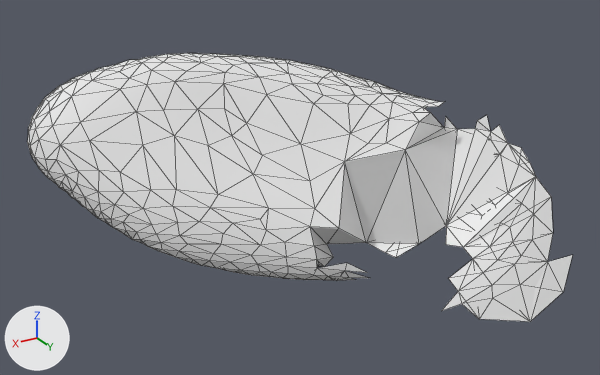
The glTF model generated_data/test/test_segmented_hybrid/goldfish_dec/left_pectoral_fin.glb, before and after one commit.
Camera for both pictures: a 50 mm camera at (-0.042, 0.178, 0.062) aimed at (-0.237, -0.147, -0.101). The lights are fixed; the arrows at lower left show +X, +Y and +Z. The older version comes first. Mesh edges are drawn as thin lines. Where no turn or scale is listed for an object, it has been applied to the vertices.

In view in the first picture: 'geometry_0'.
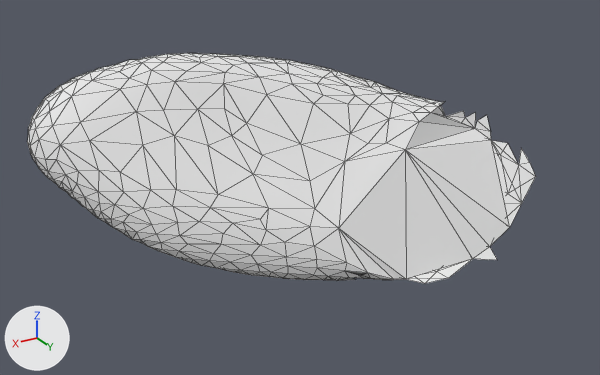
Edits to the bpy script that builds the scene:
```text
Change me_geometry_0:
    used by ob_geometry_0; location = (0.0, 0.0, 0.0)
    remove me_geometry_0.from_pydata(...)  # 508 vertices, 994 faces; spans x -0.341..-0.127, y -0.242..-0.057, z -0.154..-0.043
    add me_geometry_0.from_pydata(...)  # 523 vertices, 1023 faces; spans x -0.335..-0.127, y -0.242..-0.078, z -0.143..-0.043
    me_geometry_0 part 1
    22 vertices are removed from x -0.341..-0.237, y -0.131..-0.057, z -0.154..-0.071
    116 faces are deleted
    37 vertices are added at x -0.322..-0.18, y -0.181..-0.089, z -0.143..-0.063
    145 new faces join them
    other edits to the shape of me_geometry_0 do not show in these pictures
```

What differs and where, as boxes [x1, y1, x2, y2] in the pictures (600 x 375 px; the box of a moved part takes in the faces that stretch with it):
'geometry_0', reshaped (7% narrower, 14% shorter): before [27, 53, 573, 322]; after [27, 53, 536, 284]
part 1 of me_geometry_0, moved or reshaped: before [310, 107, 573, 322]; after [310, 102, 535, 284]
